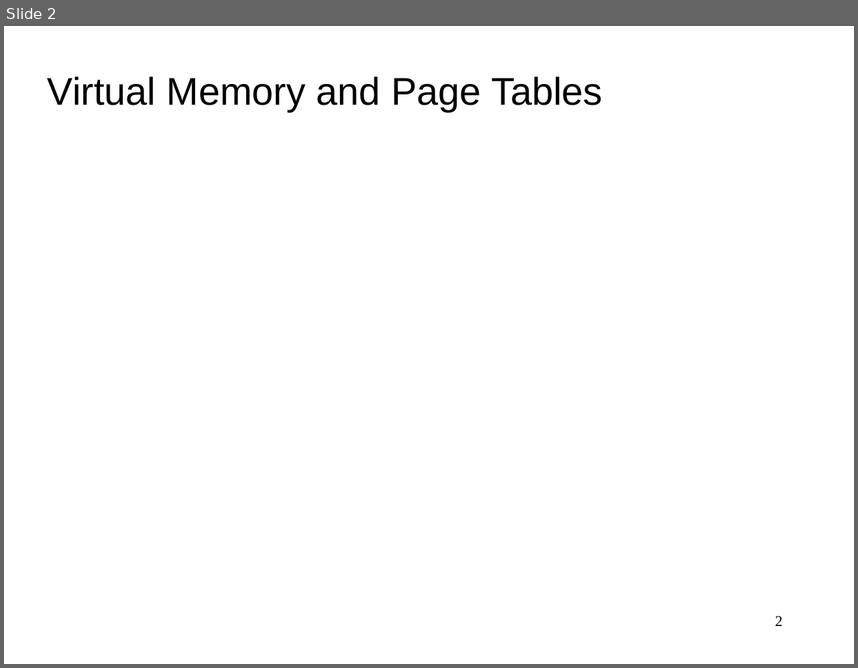
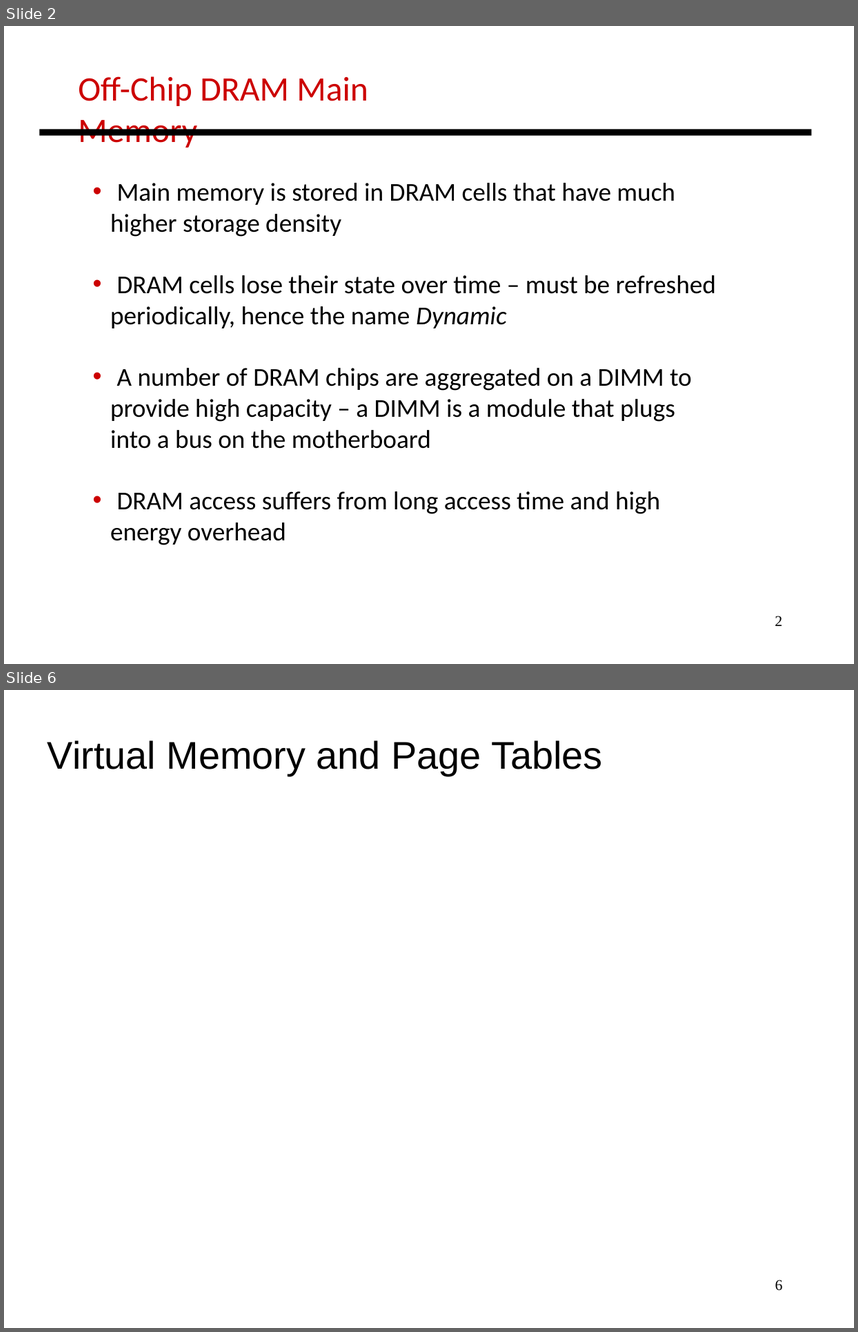
Before and after one commit to antonburtsev/cs3810, a slide deck: lectures/lecture16-memory/lecture16-memory.odp. Shown one above the other, each under a label of ours: slide 2 before the commit, slides 2 and 6 after it; the slides between them are not shown. The pictures are 858x668 and 858x1332 pixels, drawn with LibreOffice and Linux fonts; fonts in the diff are those of the drawing. Boxes give left, top, right and bottom in pixels: in the first picture for what was removed or moved away, otherwise in the second. Text is boxed around its words. In the diff, an @@ line names an element or a change of style, - is before the commit and + after.

```diff
--- a/lectures/lecture16-memory/lecture16-memory.odp
+++ b/lectures/lecture16-memory/lecture16-memory.odp
@@ slide 2 added at [4, 26, 854, 664], background #FFFFFF @@
@@ text added at [78, 76, 368, 147], 32 pt, text #CC0000 @@
+Off-Chip DRAM Main Memory
@@ line added from (39, 132) to (812, 132), #000000 6.01 pt @@
@@ text added at [110, 183, 716, 545], 24 pt, text #000000 @@
+• Main memory is stored in DRAM cells that have much
+higher storage density
+• DRAM cells lose their state over time – must be refreshed
+periodically, hence the name Dynamic
+• A number of DRAM chips are aggregated on a DIMM to
+provide high capacity – a DIMM is a module that plugs
+into a bus on the motherboard
+• DRAM access suffers from long access time and high
+energy overhead
@@ page number added at [775, 615, 782, 626], 14 pt, text #000000 @@
+2
@@ what was slide 2 is now slide 6 @@
@@ page number at [775, 1279, 783, 1290]: text changed @@
-2
+6
```
Also in this commit, not shown: 1 slide changed, 3 other slides added, 1 other file.
